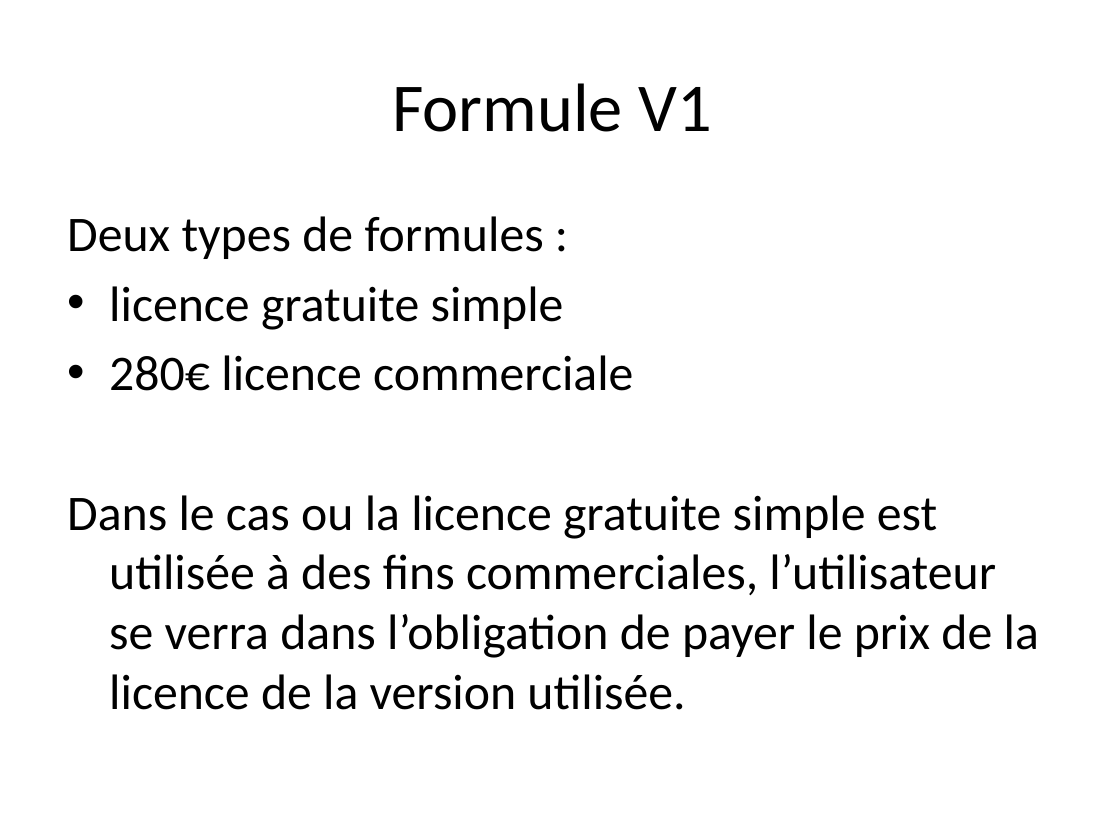
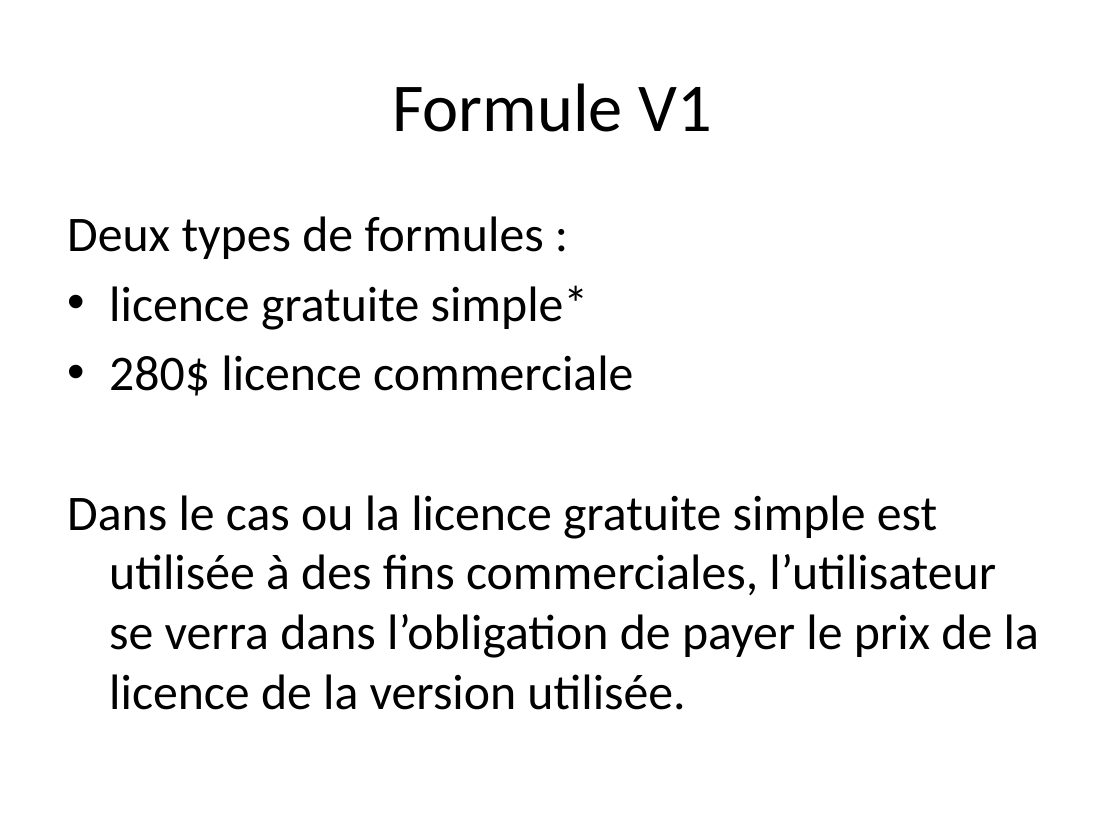
Before and after one commit to intechinfo/Community-Play-3D, a slide deck: slide 9 of Entreprenariat/Dossier/Save Fiona/ppt final.pptx. Drawn at 1120x840 pixels with LibreOffice and Linux fonts; fonts in the diff are those of the drawing. Boxes give left, top, right and bottom in pixels: in the first picture for what was removed or moved away, otherwise in the second. Text is boxed around its words. In the diff, an @@ line names an element or a change of style, - is before the commit and + after.

```diff
--- a/Entreprenariat/Dossier/Save Fiona/ppt final.pptx
+++ b/Entreprenariat/Dossier/Save Fiona/ppt final.pptx
@@ text at (109, 285, 633, 396): text changed @@
-• licence gratuite simple
-• 280€ licence commerciale
+• licence gratuite simple*
+• 280$ licence commerciale
```
Also in this commit, not shown: 4 other slides changed, 1 slide added, 2 other files.
